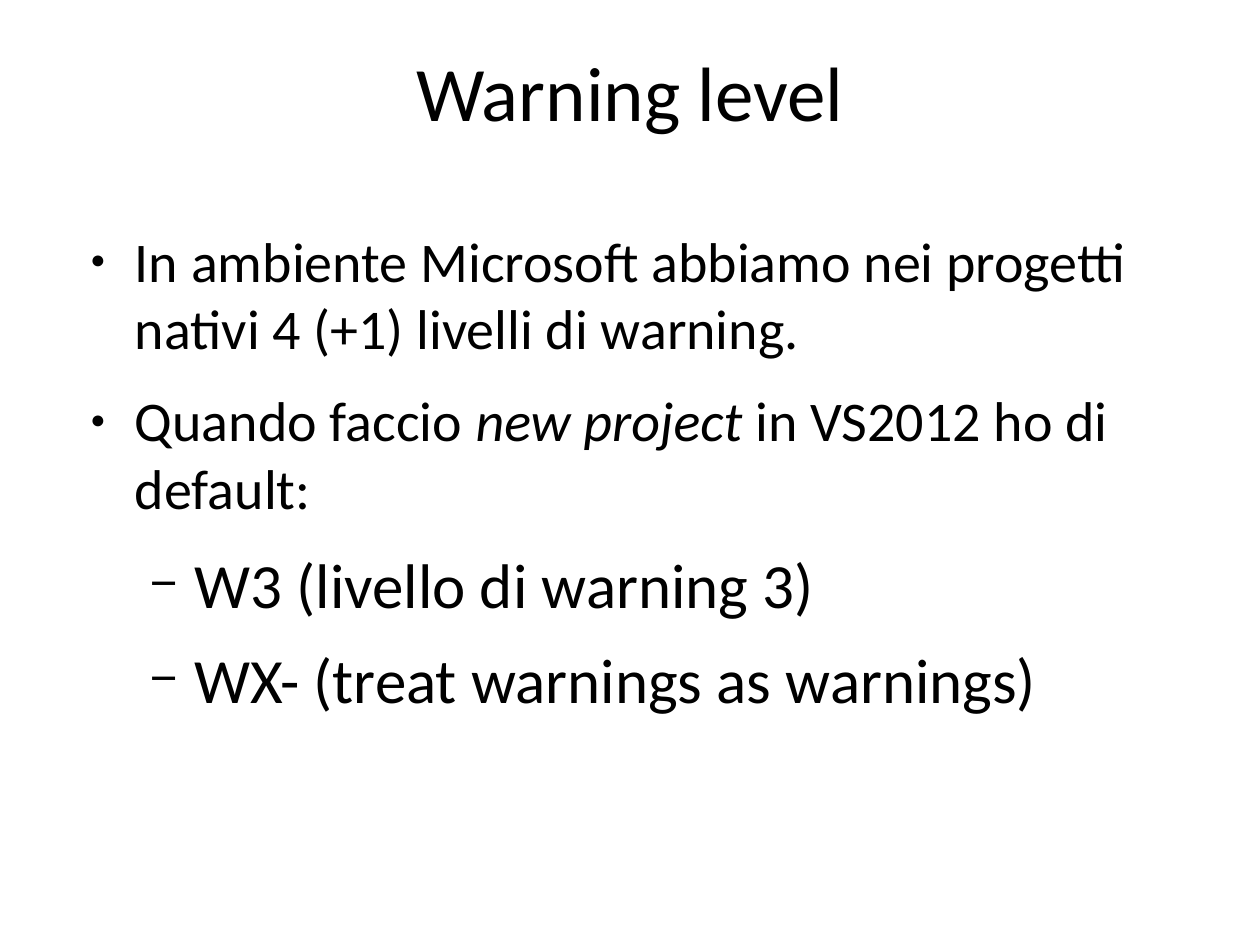
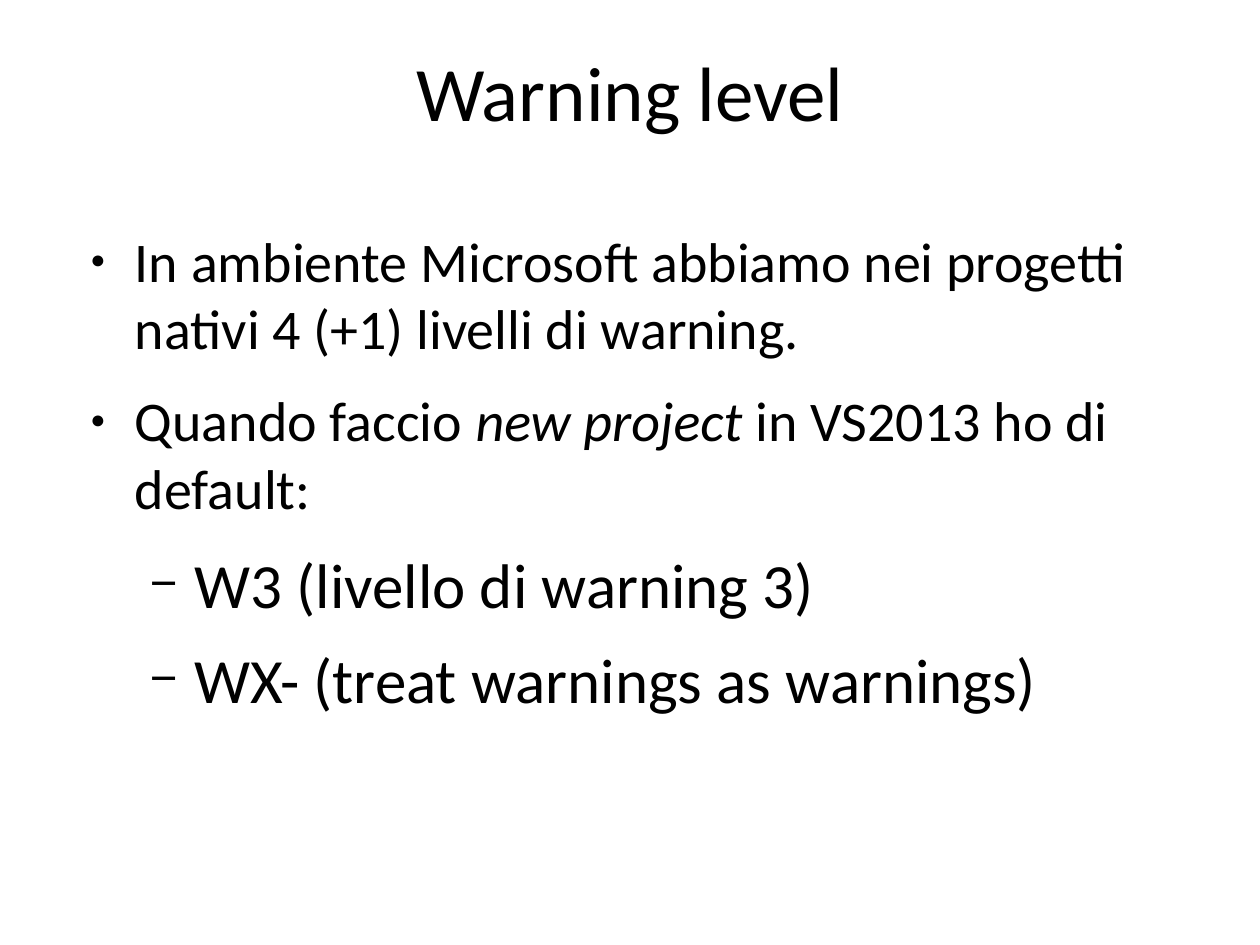
Before and after one commit to guidop/CDays14, a slide deck: slide 15 of CDays14.odp (slide 33 before the commit). Drawn at 1260x945 pixels with LibreOffice and Linux fonts; fonts in the diff are those of the drawing. Boxes give left, top, right and bottom in pixels: in the first picture for what was removed or moved away, otherwise in the second. Text is boxed around its words. In the diff, an @@ line names an element or a change of style, - is before the commit and + after.

```diff
--- a/CDays14.odp
+++ b/CDays14.odp
@@ text at [135,402,1107,510]: text changed @@
-● Quando faccio new project in VS2012 ho di default:
+● Quando faccio new project in VS2013 ho di default:
```
Also in this commit, not shown: 4 other slides changed, 12 slides added, 27 slides removed, 10 other files.
